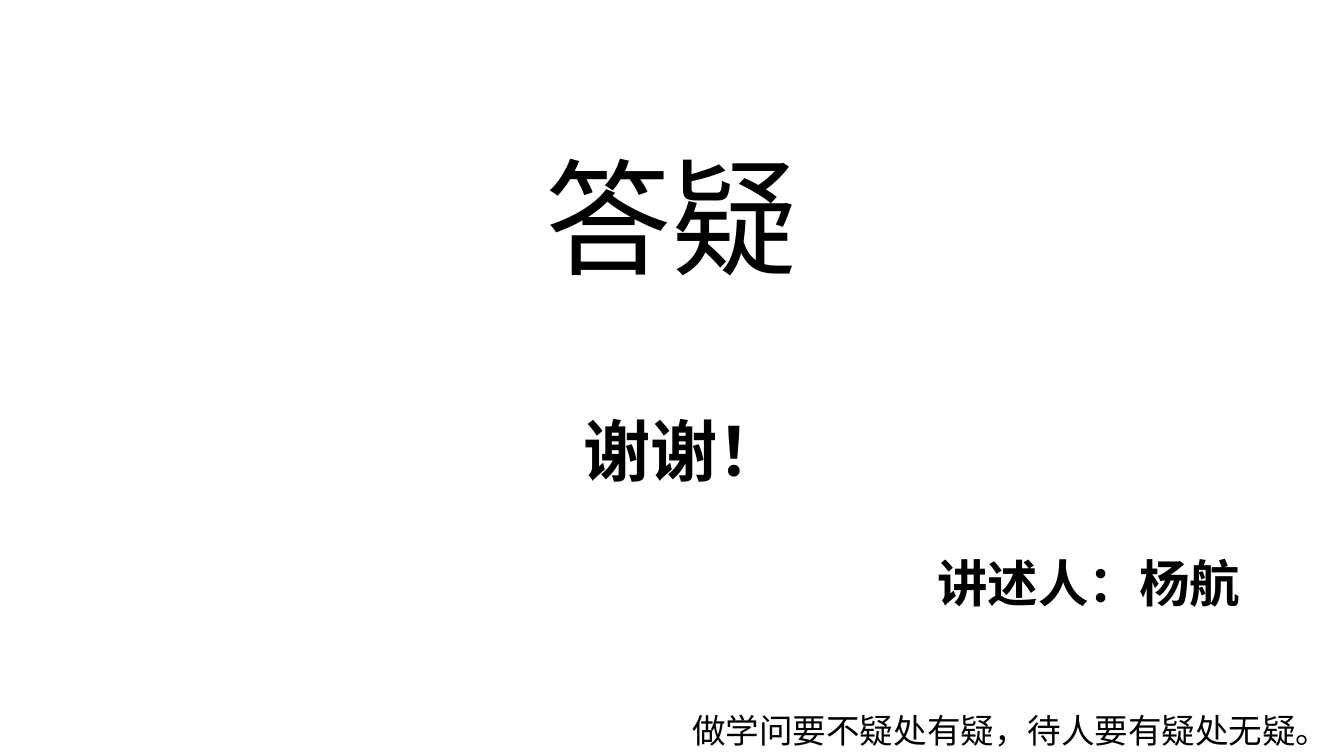
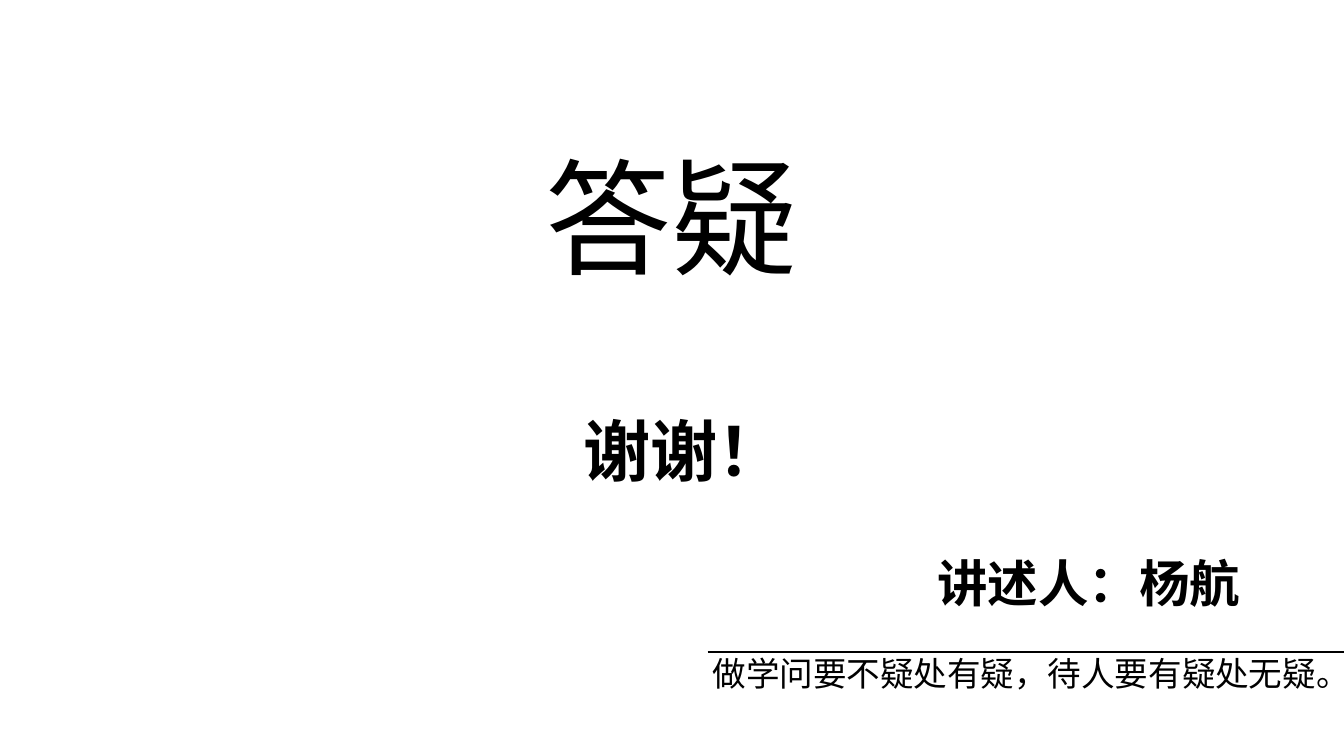
Before and after one commit to dislin/MyProject, a slide deck: slide 51 of Sinopec/Document/你的ERP.pptx (slide 50 before the commit). Drawn at 1344x756 pixels with LibreOffice and Linux fonts; fonts in the diff are those of the drawing; background and template pictures are left out. Boxes give left, top, right and bottom in pixels: in the first picture for what was removed or moved away, otherwise in the second. Text is boxed around its words. In the diff, an @@ line names an element or a change of style, - is before the commit and + after.

```diff
--- a/Sinopec/Document/你的ERP.pptx
+++ b/Sinopec/Document/你的ERP.pptx
@@ text "做学问要不疑处有疑，待人要有疑处无疑。" rewrapped from bbox=[692, 714, 1329, 747] to bbox=[713, 652, 1344, 690] @@
@@ line added from (708, 652) to (1344, 652), #000000 0.75 pt @@
```
Also in this commit, not shown: 42 other slides changed, 2 slides added, 1 slide removed.
